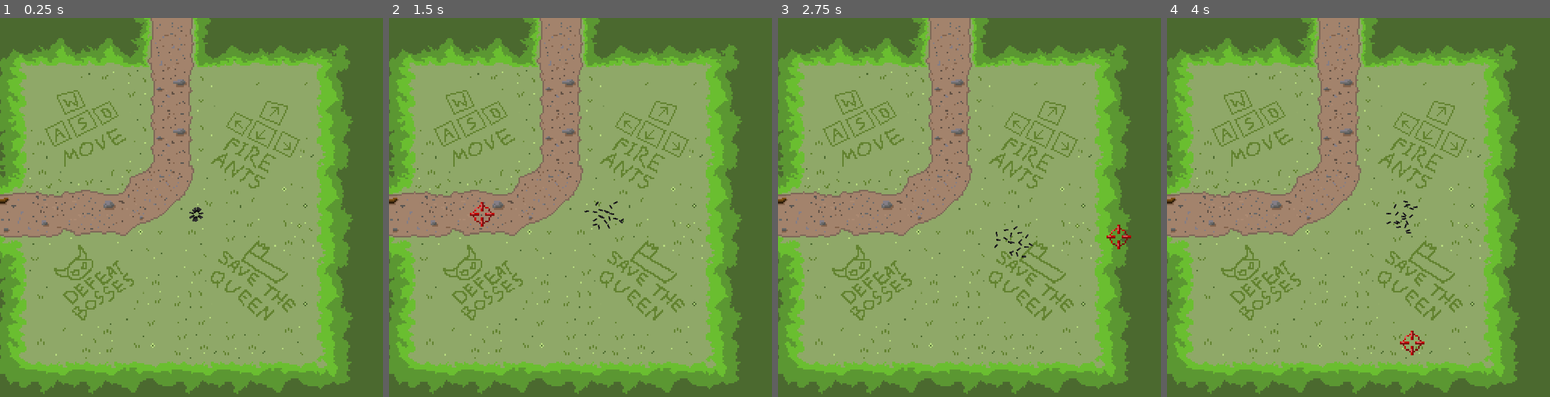
Above: before the commit, frames 1-4 (left to right).
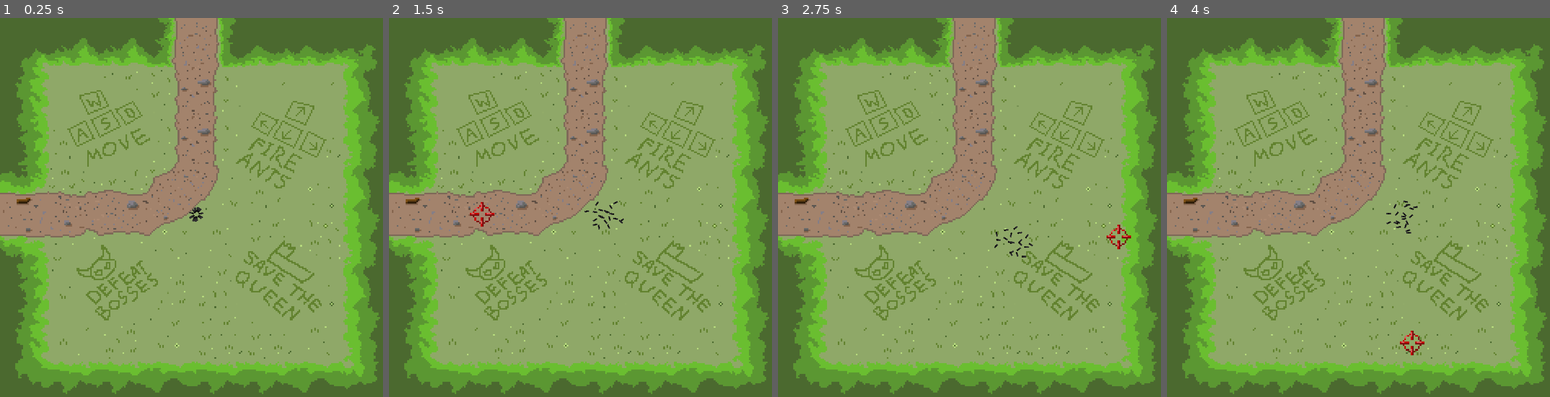
Above: after the commit, the same moments.

Repository: filvan1/LD56
Game: Godot game, scene res://scenes/main.tscn
Two runs of this game, one before a commit and one after it. Both use one fixed random seed, a clock stepped at 60 frames per second and the inputs below. This scene is started directly instead of the project's main scene.
Inputs:
- Up to frame 1 (0.25 s): no input
- Up to frame 2 (1.5 s): hold D (move_right) 0.53-1.28 s; tap Down (aim_down) at 0.6 s; hold S (move_down) from 1.28 s (still down); tap Left (aim_left) at 1.35 s
- Up to frame 3 (2.75 s): release S (move_down) at 2.03 s; hold D (move_right) from 2.03 s (still down); tap Right (aim_right) at 2.1 s
- Up to frame 4 (4 s): release D (move_right) at 2.78 s; hold W (move_up) 2.78-3.53 s; tap Up (aim_up) at 2.85 s; hold A (move_left) from 3.53 s (still down); tap Down (aim_down) at 3.6 s

The runs differ from the first frame. In frame 1, 38% of the frame differs, in the area x 0-100%, y 0-100%; in frame 2, 38%; in frame 3, 38%; in frame 4, 38%.

Commit message:
fixed scale issue with level

Diff:
--- a/scenes/main.tscn
+++ b/scenes/main.tscn
@@ -18,7 +18,6 @@
 [node name="World" type="Node2D"]
 
 [node name="LevelManager" parent="." node_paths=PackedStringArray("player") instance=ExtResource("1_r0uww")]
-scale = Vector2(0.986092, 1)
 player = NodePath("../Player")
 
 [node name="Player" parent="." instance=ExtResource("4_cieux")]
Not shown: 1 places in scenes/interactables/fire_interactable.tscn that only renumber resources
